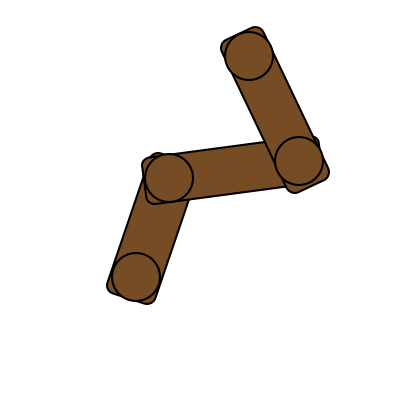
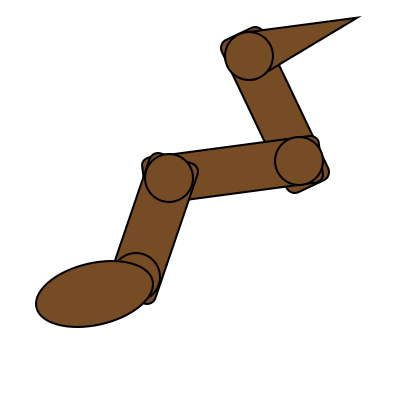
Revision of a layered 400px x 400px image; what changed, layer by layer:
added group "head" (1st of 2, in "original") with 1 layers in group "original" over [35, 260, 154, 328]
added layer "head" (2nd of 2, in "original" › "head") in group "head" over [35, 260, 154, 328]
renamed "Ellipse 3" to "neck", moved it above "front" over [111, 260, 154, 302]
renamed "Ellipse 3 copy" to "front", moved it above "mid" over [144, 154, 194, 203]
renamed "Ellipse 3 copy 2" to "mid", moved it above "back" over [274, 136, 324, 186]
renamed "Rounded Rectangle 1" to "front", moved it above "mid" over [106, 154, 199, 305]
renamed "Rounded Rectangle 2" to "mid", moved it above "tail" over [143, 135, 324, 205]
added layer "tail" in group "segments" over [247, 16, 362, 81]
